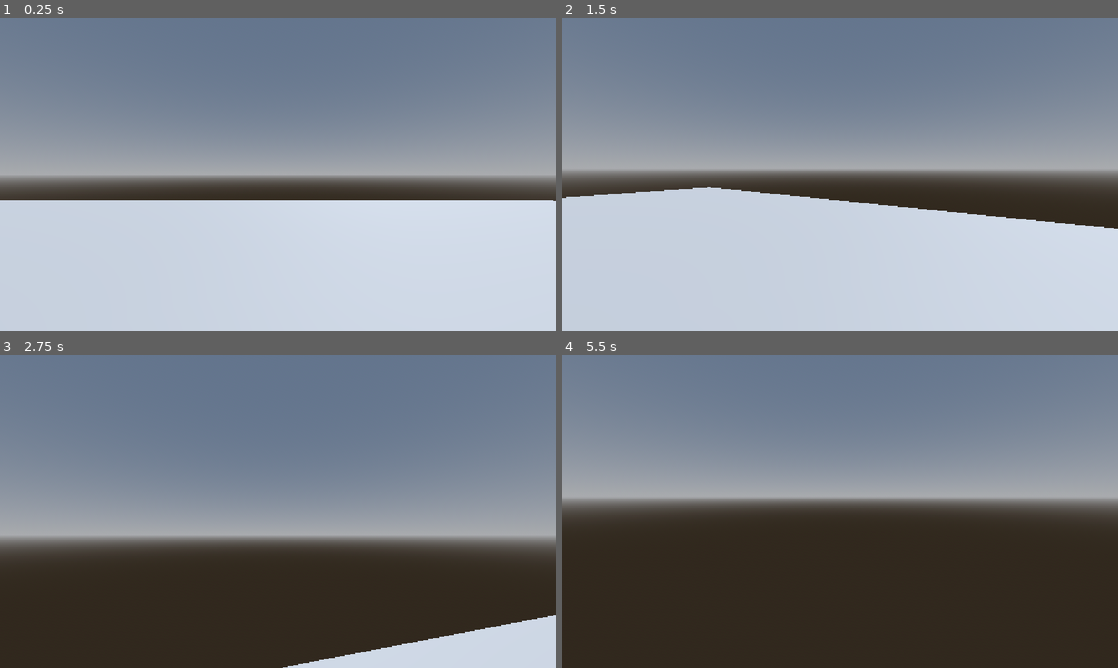
Above: before the commit, frames 1-4 (two rows, left to right).
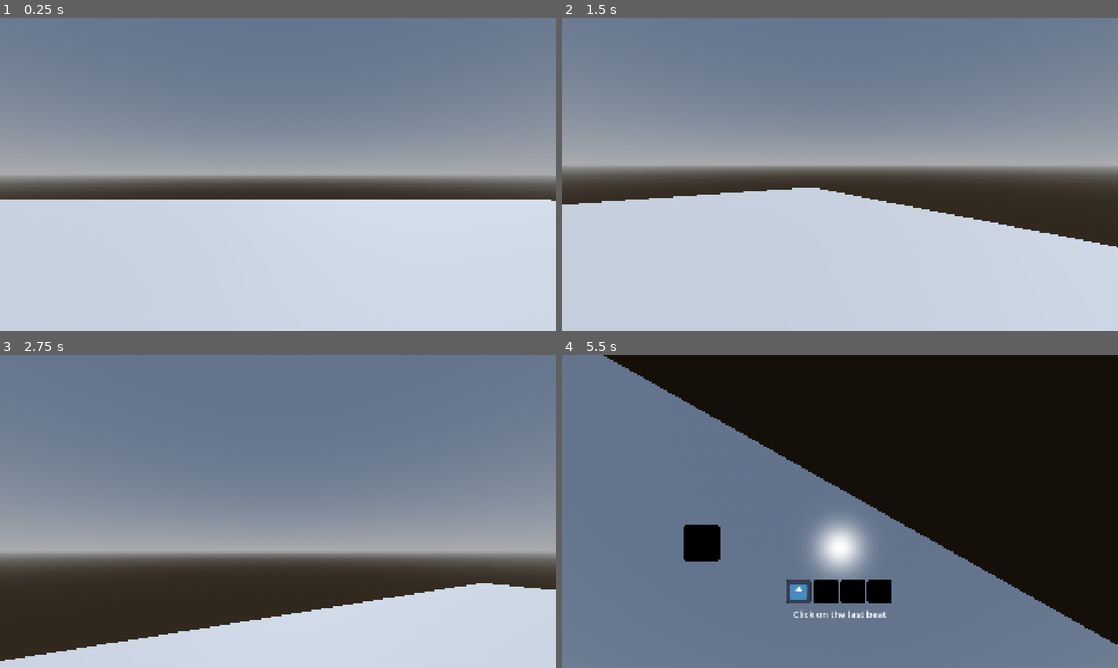
Above: after the commit, the same moments.

Repository: BreezyBunnyDev/Fishing-Game
Game: Godot game, scene res://Scenes/game.tscn
The game is run twice, just before and just after one commit, with the same random seed, the same clock (stepped at 60 frames per second) and the same inputs. The engine's default icon, where the game draws it, is replaced by a stand-in: a white triangle on a blue panel in a dark square.
Inputs (mouse positions are in pixels of both pictures, inside the frame that each line leads up to):
- Up to frame 1 (0.25 s): no input
- Up to frame 2 (1.5 s): tap Enter (ui_accept) at 0.5, 0.8, 1.35 s; move the mouse to (867, 174) at 0.52 s; press the mouse at (867, 174) at 0.53 s; hold W (Forward) from 0.53 s (still down); tap Space (Jump, bound only after the commit) at 0.77, 1.07 s; move the mouse to (812, 174) at 1.27 s; release the mouse at (812, 174) at 1.28 s
- Up to frame 3 (2.75 s): keep holding W (Forward); tap Space (Jump, bound only after the commit) at 1.52, 1.55, 1.82, 2.1 s; move the mouse to (289, 505) at 2.02 s; press the mouse at (289, 505) at 2.03 s
- Up to frame 4 (5.5 s): move the mouse to (834, 517) at 2.77 s; release the mouse at (834, 517) at 2.78 s; click (834, 517) at 2.85 s; tap Space (Jump, bound only after the commit) at 3.02, 3.32, 3.77, 3.8, 4.07, 4.52, 4.82 s; tap Enter (ui_accept) at 3.05, 3.6, 5, 5.3 s; move the mouse to (878, 514) at 3.52 s; tap Escape (ui_cancel) at 4.15 s; move the mouse to (673, 464) at 4.27 s; release W (Forward) at 4.28 s; hold A (Left) 4.28-5.03 s; tap Alt at 4.35 s; click (673, 464) at 4.55 s; tap Tab (Menu, bound only after the commit) at 4.9 s; move the mouse to (867, 511) at 5.02 s; hold S (Backward) from 5.03 s (still down); tap Shift at 5.1 s; click (867, 511) at 5.17 s

The runs differ from the first frame. In frame 1, 0.2% of the frame differs, in the area x 0-100%, y 58-59%; in frame 2, 5.0%; in frame 3, 21%; in frame 4, 95%, in the area x 0-100%, y 0-100%.

Commit message:
Skill Check/Common FIsh

Diff:
--- a/Scenes/game.tscn
+++ b/Scenes/game.tscn
@@ -2,7 +2,6 @@
 
 [ext_resource type="PackedScene" uid="uid://qa3f1bcvhocq" path="res://Scenes/player.tscn" id="1_ebmjs"]
 [ext_resource type="Script" uid="uid://babn0w5501qxw" path="res://Scripts/game.gd" id="1_wrm1d"]
-[ext_resource type="PackedScene" uid="uid://4rfat8ashi7h" path="res://Scenes/ui.tscn" id="2_qxrlw"]
 
 [sub_resource type="ProceduralSkyMaterial" id="ProceduralSkyMaterial_2poj3"]
 sky_horizon_color = Color(0.66224277, 0.6717428, 0.6867428, 1)
@@ -33,5 +32,3 @@
 
 [node name="Player" parent="." unique_id=1561935719 instance=ExtResource("1_ebmjs")]
 transform = Transform3D(1, 0, 0, 0, 1, 0, 0, 0, 1, 0.6309817, 1.3098444, -0.62631404)
-
-[node name="UI" parent="." unique_id=901203055 instance=ExtResource("2_qxrlw")]
--- /dev/null
+++ b/Scenes/skill_check.tscn
@@ -0,0 +1,66 @@
+[gd_scene format=3 uid="uid://ctdi3a5pktbwx"]
+
+[ext_resource type="Script" uid="uid://dblxy2mye2rvr" path="res://Scripts/skill_check.gd" id="1_nryen"]
+[ext_resource type="Texture2D" uid="uid://6is3wffdvwbx" path="res://icon.svg" id="2_7hk2e"]
+
+[node name="Skill Check" type="CanvasLayer" unique_id=362715209]
+script = ExtResource("1_nryen")
+
+[node name="Label" type="Label" parent="." unique_id=153392680]
+anchors_preset = 8
+anchor_left = 0.5
+anchor_top = 0.5
+anchor_right = 0.5
+anchor_bottom = 0.5
+offset_left = -161.0
+offset_top = 332.0
+offset_right = 161.0
+offset_bottom = 377.0
+grow_horizontal = 2
+grow_vertical = 2
+theme_override_font_sizes/font_size = 32
+text = "Click on the last beat"
+
+[node name="HBoxContainer" type="HBoxContainer" parent="." unique_id=837235053]
+offset_left = 775.0
+offset_top = 774.99994
+offset_right = 1317.0
+offset_bottom = 902.99994
+scale = Vector2(0.6741121, 0.64000034)
+theme_override_constants/separation = 10
+
+[node name="TextureRect" type="TextureRect" parent="HBoxContainer" unique_id=1772748916]
+modulate = Color(0, 0, 0, 1)
+layout_mode = 2
+texture = ExtResource("2_7hk2e")
+
+[node name="TextureRect2" type="TextureRect" parent="HBoxContainer" unique_id=947698058]
+modulate = Color(0, 0, 0, 1)
+layout_mode = 2
+texture = ExtResource("2_7hk2e")
+
+[node name="TextureRect3" type="TextureRect" parent="HBoxContainer" unique_id=2130722054]
+modulate = Color(0, 0, 0, 1)
+layout_mode = 2
+texture = ExtResource("2_7hk2e")
+
+[node name="TextureRect4" type="TextureRect" parent="HBoxContainer" unique_id=585892860]
+modulate = Color(0, 0, 0, 1)
+layout_mode = 2
+texture = ExtResource("2_7hk2e")
+
+[node name="QuarterNote" type="Timer" parent="." unique_id=214339288]
+
+[node name="Grace" type="Timer" parent="." unique_id=1019068666]
+one_shot = true
+
+[node name="TextureRect" type="TextureRect" parent="." unique_id=1919203482]
+modulate = Color(0, 0, 0, 1)
+offset_left = 418.0
+offset_top = 585.0
+offset_right = 546.0
+offset_bottom = 713.0
+texture = ExtResource("2_7hk2e")
+
+[connection signal="timeout" from="QuarterNote" to="." method="_on_timer_timeout"]
+[connection signal="timeout" from="Grace" to="." method="_on_grace_timeout"]
--- a/Scenes/ui.tscn
+++ /dev/null
@@ -1,6 +0,0 @@
-[gd_scene format=3 uid="uid://4rfat8ashi7h"]
-
-[ext_resource type="Script" uid="uid://bvkniuytnwvw8" path="res://Scripts/ui.gd" id="1_jxero"]
-
-[node name="UI" type="CanvasLayer" unique_id=901203055]
-script = ExtResource("1_jxero")
--- a/Scripts/game.gd
+++ b/Scripts/game.gd
@@ -1,6 +1,28 @@
 extends Node3D
 
+const SKILL_CHECK = preload("uid://ctdi3a5pktbwx")
 
 # Called when the node enters the scene tree for the first time.
 func _ready() -> void:
 	randomize()
+
+var fish_type = {"Common":.54,"Uncommon":.25,"Rare":.15,"Epic":.05,"Legendary":.01}
+
+func _input(event: InputEvent) -> void:
+	if event.is_action_pressed("Fish"):
+		var percent = snapped(randf(),.001)
+		var fish = "Common"
+		var chance = 0
+
+		for rarity in fish_type:
+			chance += fish_type[rarity]
+			if percent < chance:
+				fish = rarity
+				break
+
+		print(fish)
+		print(1-percent)
+
+		if fish == "Common":
+			var skill_check = SKILL_CHECK.instantiate()
+			add_child(skill_check)
--- a/Scripts/player.gd
+++ b/Scripts/player.gd
@@ -17,7 +17,7 @@
 		velocity += get_gravity() * delta
 
 	# Handle jump.
-	if Input.is_action_just_pressed("ui_accept") and is_on_floor():
+	if Input.is_action_just_pressed("Jump") and is_on_floor():
 		velocity.y = JUMP_VELOCITY
 
 	# Get the input direction and handle the movement/deceleration.
@@ -38,7 +38,7 @@
 		rotation.y -= event.relative.x * mouse_sensitivity
 		head.rotation.x -= event.relative.y * mouse_sensitivity
 		head.rotation.x = clampf(head.rotation.x, -head_tilt, head_tilt)
-	if event.is_action_pressed("ui_cancel"):
+	if event.is_action_pressed("Menu"):
 		if !is_mouse_lock:
 			Input.set_mouse_mode(Input.MOUSE_MODE_CAPTURED)
 			is_mouse_lock = true
--- /dev/null
+++ b/Scripts/skill_check.gd
@@ -0,0 +1,68 @@
+extends CanvasLayer
+
+@onready var container: HBoxContainer = $HBoxContainer
+@onready var quarter_note: Timer = $QuarterNote
+@onready var grace: Timer = $Grace
+@onready var texture_rect: TextureRect = $TextureRect
+
+var note = 0
+var tempo = 120
+var can_hit = false
+var finished = false
+var grace_length
+var beat = 0
+
+
+func _process(delta: float) -> void:
+	if Input.is_action_just_pressed("Skill Check") and !finished:
+		quarter_note.stop()
+		if can_hit:
+			_hit()
+		else:
+			_miss()
+
+# Called when the node enters the scene tree for the first time.
+func _ready() -> void:
+	beat = 60.0/tempo
+	grace_length = beat/3
+	quarter_note.wait_time = beat
+	quarter_note.start()
+
+
+func _on_timer_timeout() -> void:
+	if note>0:
+		container.get_child(note-1).modulate = Color(0,0,0)
+	container.get_child(note).modulate = Color(1,1,1)
+	note += 1
+
+	if note == container.get_child_count()-1:
+		grace.wait_time = beat - grace_length
+		grace.start()
+
+	if note == container.get_child_count():
+		quarter_note.stop()
+
+
+func _on_grace_timeout() -> void:
+	if finished:
+		return
+	if !can_hit:
+		can_hit=true
+		grace.wait_time = grace_length * 2
+		grace.start()
+	else:
+		_miss()
+
+func _miss():
+	finished = true
+	can_hit = false
+	texture_rect.modulate = Color(1,0,0)
+	await get_tree().create_timer(1).timeout
+	queue_free()
+
+func _hit():
+	finished = true
+	can_hit = false
+	texture_rect.modulate = Color(0,1,0)
+	await get_tree().create_timer(1).timeout
+	queue_free()
--- a/Scripts/ui.gd
+++ b/Scripts/ui.gd
@@ -1,18 +1 @@
 extends CanvasLayer
-
-var fish_type = {"Common":.54,"Uncommon":.25,"Rare":.15,"Epic":.05,"Legendary":.01}
-
-func _input(event: InputEvent) -> void:
-	if event.is_action_pressed("Fish"):
-		var percent = snapped(randf(),.001)
-		var fish = "Common"
-		var chance = 0
-
-		for rarity in fish_type:
-			chance += fish_type[rarity]
-			if percent < chance:
-				fish = rarity
-				break
-
-		print(fish)
-		print(1-percent)
--- a/project.godot
+++ b/project.godot
@@ -17,8 +17,9 @@
 
 [display]
 
+window/size/viewport_width=1920
+window/size/viewport_height=1080
 window/stretch/mode="canvas_items"
-window/stretch/aspect="expand"
 
 [editor_plugins]
 
@@ -51,6 +52,21 @@
 "events": [Object(InputEventMouseButton,"resource_local_to_scene":false,"resource_name":"","device":-1,"window_id":0,"a …(253 unchanged characters)…
 ]
 }
+Jump={
+"deadzone": 0.2,
+"events": [Object(InputEventKey,"resource_local_to_scene":false,"resource_name":"","device":-1,"window_id":0,"alt_pressed":false,"shift_pressed":false,"ctrl_pressed":false,"meta_pressed":false,"pressed":false,"keycode":0,"physical_keycode":32,"key_label":0,"unicode":32,"location":0,"echo":false,"script":null)
+]
+}
+"Skill Check"={
+"deadzone": 0.2,
+"events": [Object(InputEventKey,"resource_local_to_scene":false,"resource_name":"","device":-1,"window_id":0,"alt_pressed":false,"shift_pressed":false,"ctrl_pressed":false,"meta_pressed":false,"pressed":false,"keycode":0,"physical_keycode":69,"key_label":0,"unicode":101,"location":0,"echo":false,"script":null)
+]
+}
+Menu={
+"deadzone": 0.2,
+"events": [Object(InputEventKey,"resource_local_to_scene":false,"resource_name":"","device":-1,"window_id":0,"alt_pressed":false,"shift_pressed":false,"ctrl_pressed":false,"meta_pressed":false,"pressed":false,"keycode":0,"physical_keycode":4194306,"key_label":0,"unicode":0,"location":0,"echo":false,"script":null)
+]
+}
 
 [physics]
 
Not shown, added: Scripts/skill_check.gd.uid
Not shown, added: export_presets.cfg
Not shown, added: Scenes/skill_check.tscn74728396575.tmp
